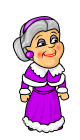
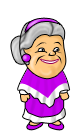
Two versions of the same layered image (80x140). Layer-by-layer changes:
painted on "Слой 5" over [13, 16, 66, 50]
painted on "гребёнка" over [23, 17, 60, 34]
painted on "Слой 7" over [16, 18, 63, 58]
painted on "Слой 6" over [12, 18, 66, 63]
painted on "волосы" over [20, 17, 65, 65]
painted on "Слой 3" over [28, 42, 63, 78]
painted on "Слой 2" over [24, 25, 68, 82]
removed layer "румянец" (was 50%) from group "Голова (копия) 2" over [32, 40, 67, 62]
painted on "лицо" over [22, 24, 66, 79]
painted on "Слой 8" over [13, 25, 36, 67]
painted on "пучок" over [11, 36, 34, 64]
hid "Слой 10", painted on it over [24, 59, 66, 88]
hid "воротник", painted on it over [24, 60, 64, 90]
added group "пончо" with 5 layers in group "model- (копия) 2" over [18, 61, 71, 108]
added layer "Слой 13" in group "пончо" over [26, 63, 67, 100]
added layer "Фигура 34 (копия)" in group "пончо" over [20, 61, 68, 98]
added layer "Слой 14" (66%) in group "пончо" over [25, 80, 71, 108]
added layer "Фигура 34" in group "пончо" over [18, 61, 70, 107]
removed layer "Фигура 14" from group "рука правая- (копия) 2" over [24, 64, 47, 85]
painted on "Фигура 25" over [31, 66, 58, 92]
painted on "Слой 12" over [23, 106, 66, 134]
painted on "Фигура 28" over [23, 108, 65, 133]
moved "Слой 11" above "Фигура 27", painted on it over [24, 89, 65, 126]
moved "Фигура 27" above "Фигура 36", painted on it over [25, 87, 64, 128]
…and 25 more changes (2 added, 20 painted, 3 removed, 2 visibility)
